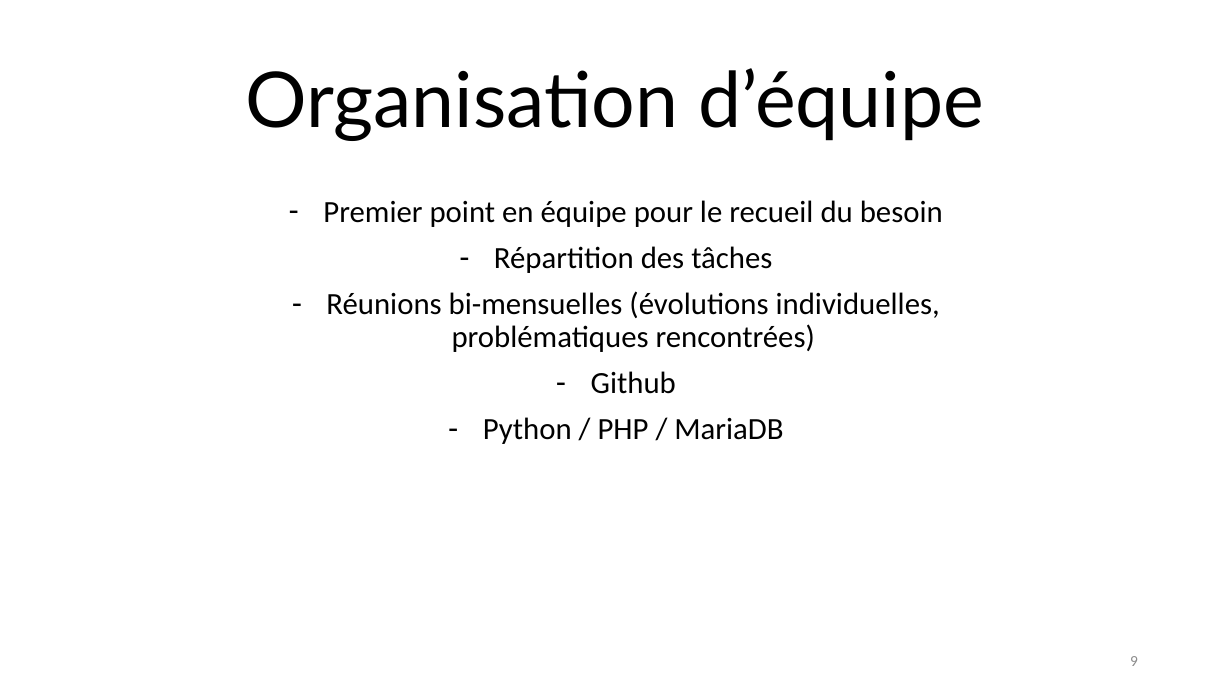
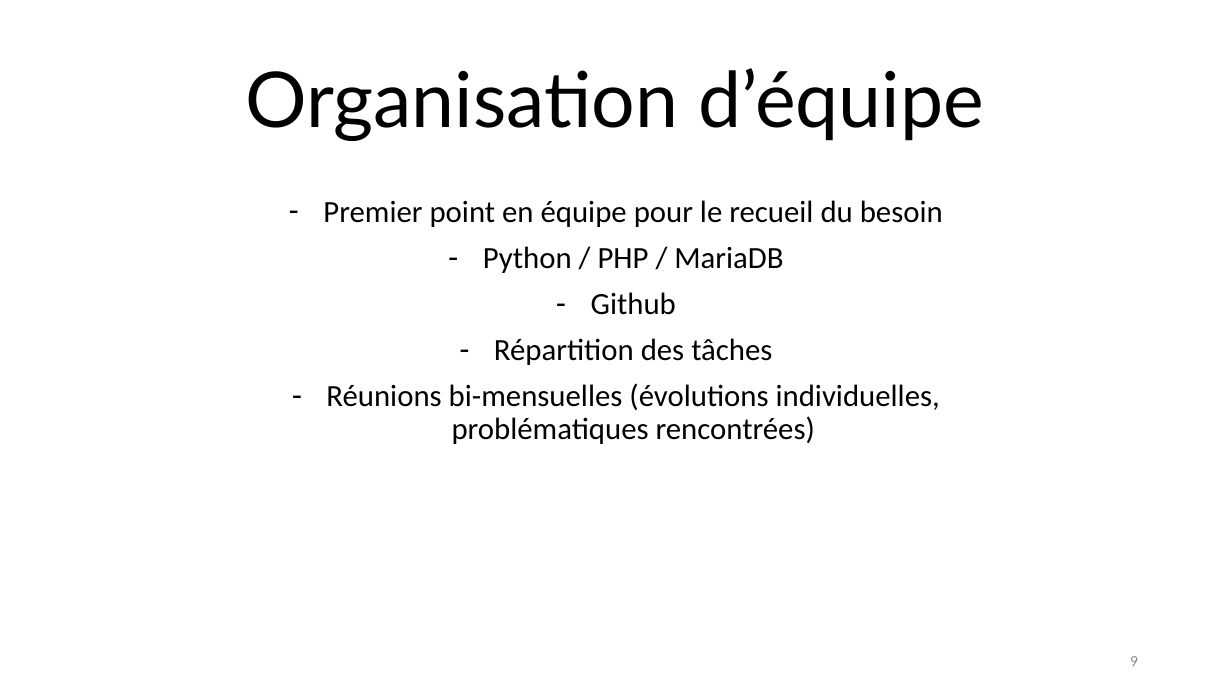
Before and after one commit to chopinvictor/CUBES-2, a slide deck: slide 9 of Présentation CUBE 2.pptx. Drawn at 1232x693 pixels with LibreOffice and Linux fonts; fonts in the diff are those of the drawing; background and template pictures are left out. Boxes give left, top, right and bottom in pixels: in the first picture for what was removed or moved away, otherwise in the second. Text is boxed around its words. In the diff, an @@ line names an element or a change of style, - is before the commit and + after.

```diff
--- a/Présentation CUBE 2.pptx
+++ b/Présentation CUBE 2.pptx
@@ subtitle at (483,246,783,315): paragraphs added @@
+– Python / PHP / MariaDB
+– Github
@@ subtitle at (483,371,783,444): paragraphs removed @@
-– Github
-– Python / PHP / MariaDB
```
Also in this commit, not shown: 2 other slides changed.
